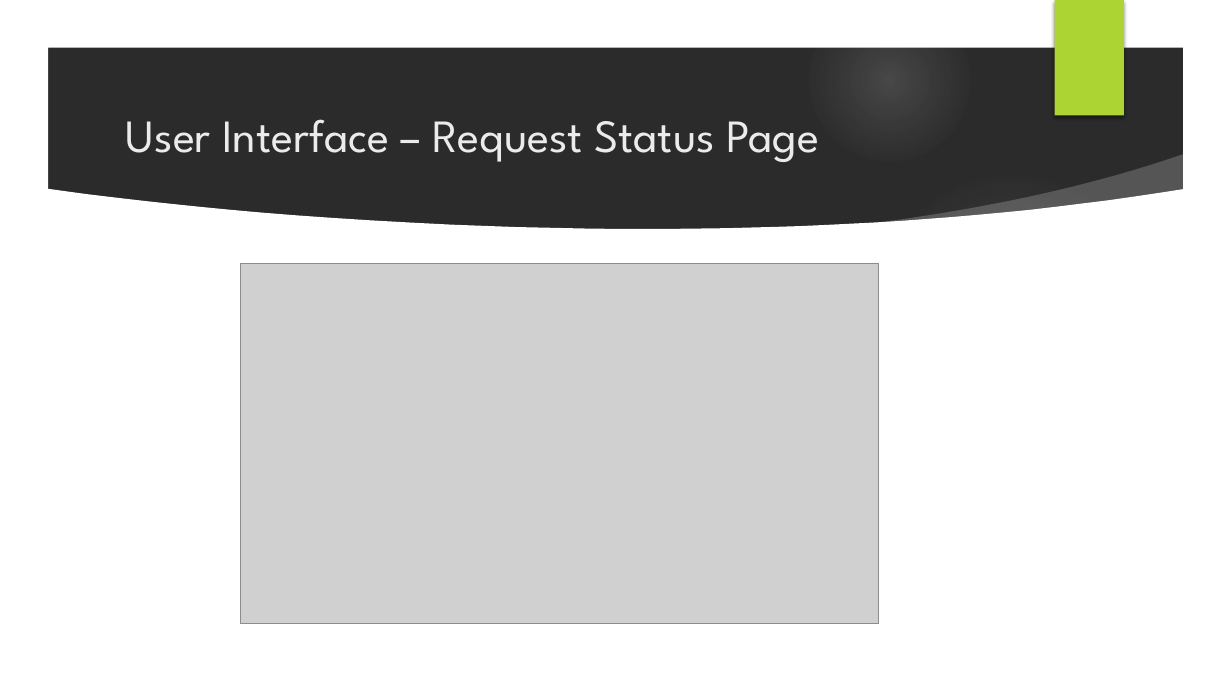
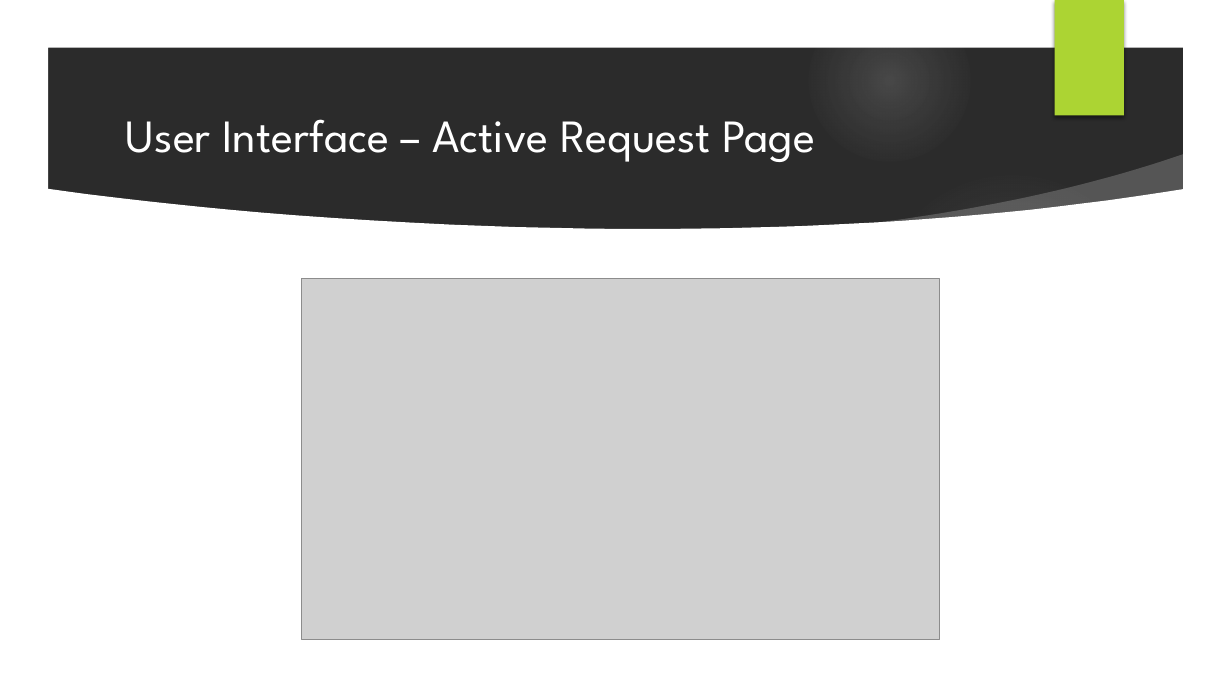
Before and after one commit to Maiux92/ingsw2project, a slide deck: slide 14 of Slides/Project Presentation.pptx. Drawn at 1232x693 pixels with LibreOffice and Linux fonts; fonts in the diff are those of the drawing; grey boxes stand for pictures; background and template pictures are left out; a plain dark background stands for a picture behind light text. Boxes give left, top, right and bottom in pixels: in the first picture for what was removed or moved away, otherwise in the second. Text is boxed around its words. In the diff, an @@ line names an element or a change of style, - is before the commit and + after.

```diff
--- a/Slides/Project Presentation.pptx
+++ b/Slides/Project Presentation.pptx
@@ title at box(126, 119, 815, 162): text changed; text colour #EBEBEB to #FFFFFF @@
-User Interface – Request Status Page
+User Interface – Active Request Page
@@ picture: place and size @@
-picture at box(240, 263, 879, 625)
+picture at box(301, 278, 940, 640)
```
Also in this commit, not shown: 54 other slides changed, 3 slides added, 3 slides removed, 2 other files.
